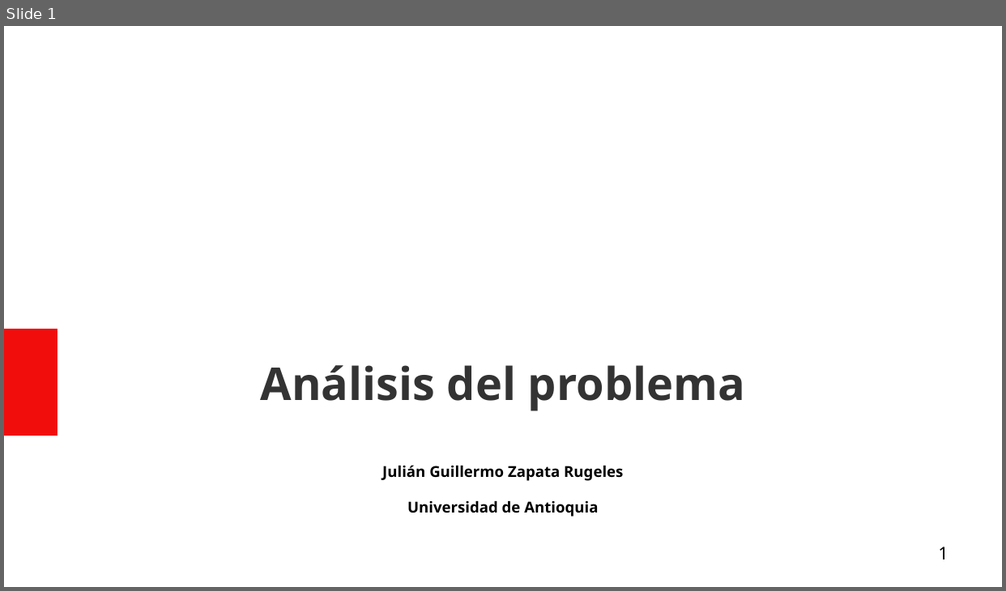
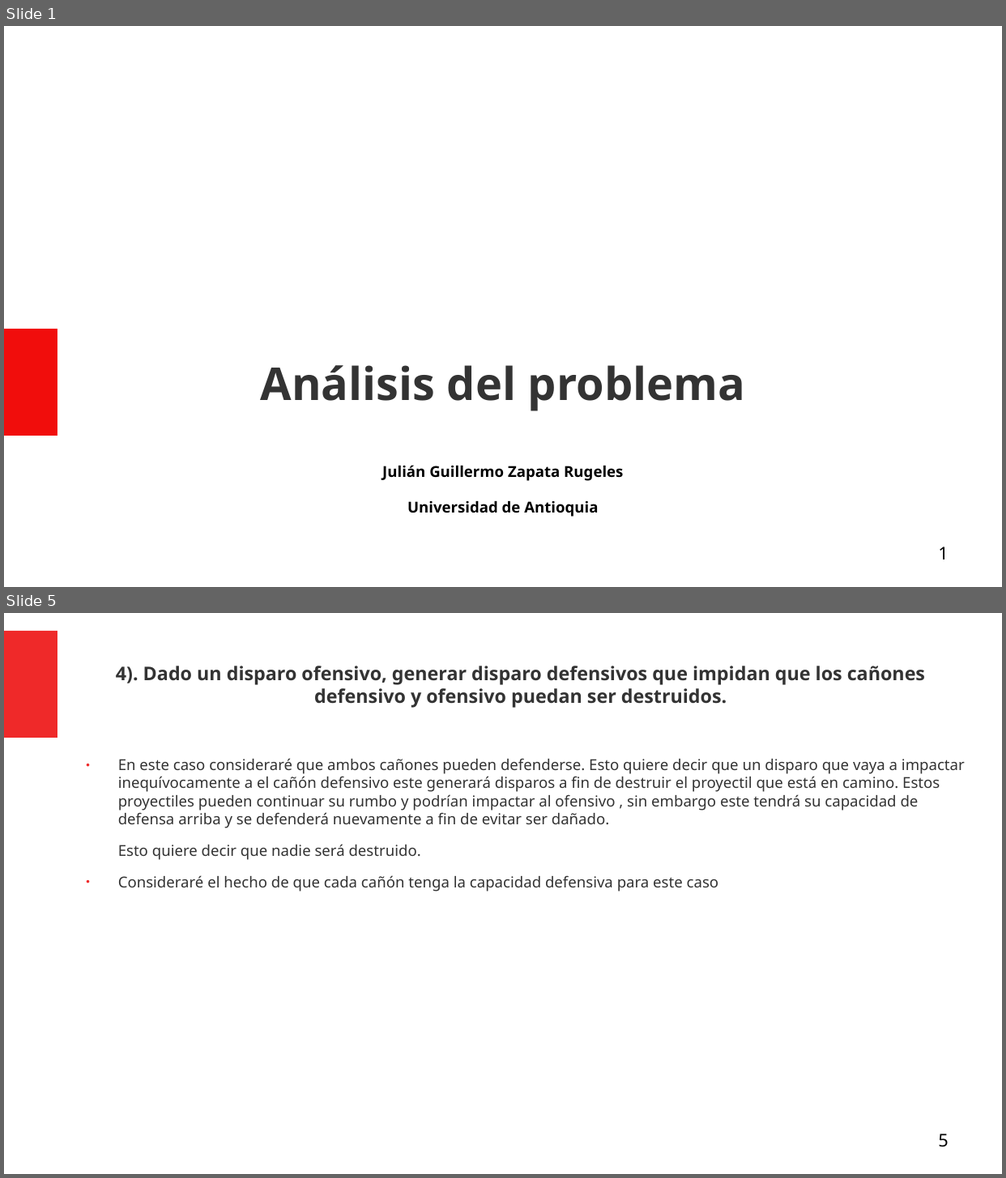
Before and after one commit to Julian-guillermo-zapata-rugeles/parcial-3, a slide deck: Analisis_Problema_Editable.odp. Shown one above the other, each under a label of ours: slide 1 before the commit, slides 1 and 5 after it; the slides between them are not shown. The pictures are 1006x591 and 1006x1178 pixels, drawn with LibreOffice and Linux fonts; fonts in the diff are those of the drawing. Boxes give left, top, right and bottom in pixels: in the first picture for what was removed or moved away, otherwise in the second. Text is boxed around its words. In the diff, an @@ line names an element or a change of style, - is before the commit and + after.

```diff
--- a/Analisis_Problema_Editable.odp
+++ b/Analisis_Problema_Editable.odp
@@ slide 5 added at <box>4,613,1002,1174</box>, background #FFFFFF @@
@@ rectangle added at <box>4,631,57,738</box>, fill #EF2929 @@
@@ title added at <box>116,666,925,708</box>, 15 pt, text #333333, bold @@
+4). Dado un disparo ofensivo, generar disparo defensivos que impidan que los cañones defensivo y ofensivo puedan ser destruidos.
@@ text added at <box>118,758,965,892</box>, 12 pt, text #333333 @@
+● En este caso consideraré que ambos cañones pueden defenderse. Esto quiere decir que un disparo que vaya a impactar inequívocamente a el cañón defensivo este generará disparos a fin de destruir el proyectil que está en camino. Estos proyectiles pueden continuar su rumbo y podrían impactar al ofensivo , sin embargo este tendrá su capacidad de defensa arriba y se defenderá nuevamente a fin de evitar ser dañado.
+Esto quiere decir que nadie será destruido.
+● Consideraré el hecho de que cada cañón tenga la capacidad defensiva para este caso
@@ page number added at <box>938,1134,948,1148</box>, 14 pt, text #000000 @@
+5
```
Also in this commit, not shown: 3 slides changed, 1 other slide added.
